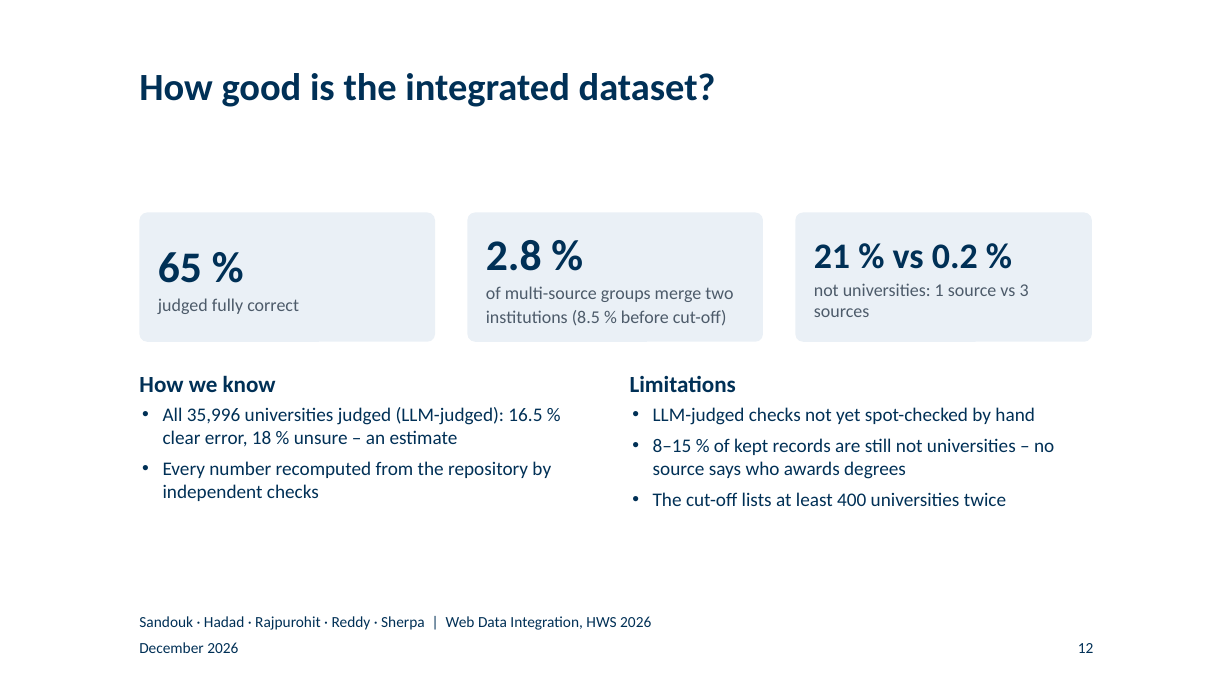
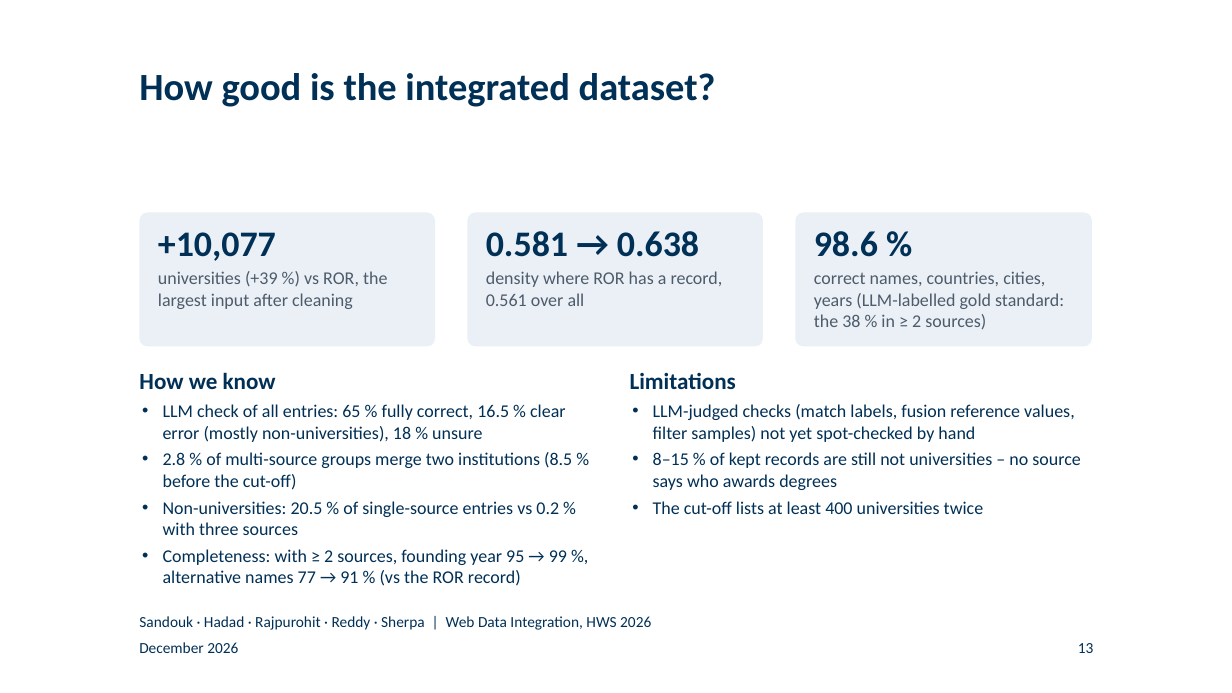
Before and after one commit to BlackSamuron0305/Web-Data-Integration-Project-HWS2026, a slide deck: slide 13 of submission/final-presentation/final_presentation.pptx (slide 12 before the commit). Drawn at 1232x693 pixels with LibreOffice and Linux fonts; fonts in the diff are those of the drawing; background and template pictures are left out. Boxes give left, top, right and bottom in pixels: in the first picture for what was removed or moved away, otherwise in the second. Text is boxed around its words. In the diff, an @@ line names an element or a change of style, - is before the commit and + after.

```diff
--- a/submission/final-presentation/final_presentation.pptx
+++ b/submission/final-presentation/final_presentation.pptx
@@ rounded rectangle: place and size @@
-rounded rectangle at [139, 212, 435, 342]
+rounded rectangle at [139, 212, 435, 346]
@@ text at [158, 232, 387, 309]: text changed @@
-65 %
-judged fully correct
++10,077
+universities (+39 %) vs ROR, the largest input after cleaning
@@ rounded rectangle: place and size @@
-rounded rectangle at [467, 212, 763, 342]
+rounded rectangle at [467, 212, 763, 346]
@@ text at [486, 231, 723, 306]: text changed @@
-2.8 %
-of multi-source groups merge two
-institutions (8.5 % before cut-off)
+0.581 → 0.638
+density where ROR has a record, 0.561 over all
@@ rounded rectangle: place and size @@
-rounded rectangle at [795, 212, 1092, 342]
+rounded rectangle at [795, 212, 1092, 346]
@@ vertical alignment middle to top in 3 elements at [158, 232, 387, 309], [486, 231, 723, 306], [814, 231, 1064, 329] @@
@@ text at [814, 231, 1064, 329]: text changed @@
-21 % vs 0.2 %
-not universities: 1 source vs 3 sources
+98.6 %
+correct names, countries, cities, years (LLM-labelled gold standard: the 38 % in ≥ 2 sources)
@@ text at [163, 404, 572, 586]: text changed; size 15 to 14 pt @@
-• All 35,996 universities judged (LLM-judged): 16.5 % clear error, 18 % unsure – an estimate
-• Every number recomputed from the repository by independent checks
+• LLM check of all entries: 65 % fully correct, 16.5 % clear error (mostly non-universities), 18 % unsure
+• 2.8 % of multi-source groups merge two institutions (8.5 % before the cut-off)
+• Non-universities: 20.5 % of single-source entries vs 0.2 % with three sources
+• Completeness: with ≥ 2 sources, founding year 95 → 99 %, alternative names 77 → 91 % (vs the ROR record)
@@ text at [653, 404, 1075, 442]: text changed; size 15 to 14 pt @@
-• LLM-judged checks not yet spot-checked by hand
+• LLM-judged checks (match labels, fusion reference values, filter samples) not yet spot-checked by hand
@@ text at [653, 452, 1080, 514]: size 15 to 14 pt in "8–15 % of kept records are still ...", "The cut-off lists at least 400 universities ..."; less space between paragraphs @@
@@ page number at [1078, 643, 1094, 653]: text changed @@
-12
+13
```
Also in this commit, not shown: 15 other slides changed, 1 slide added, 16 other files.
